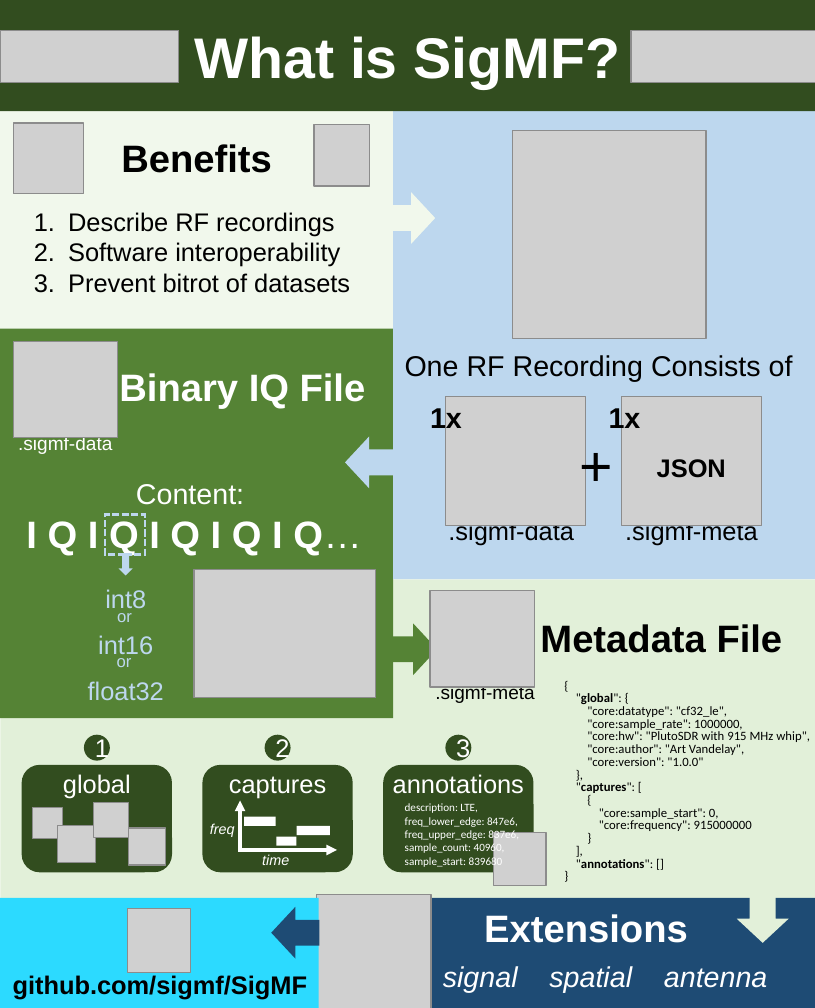
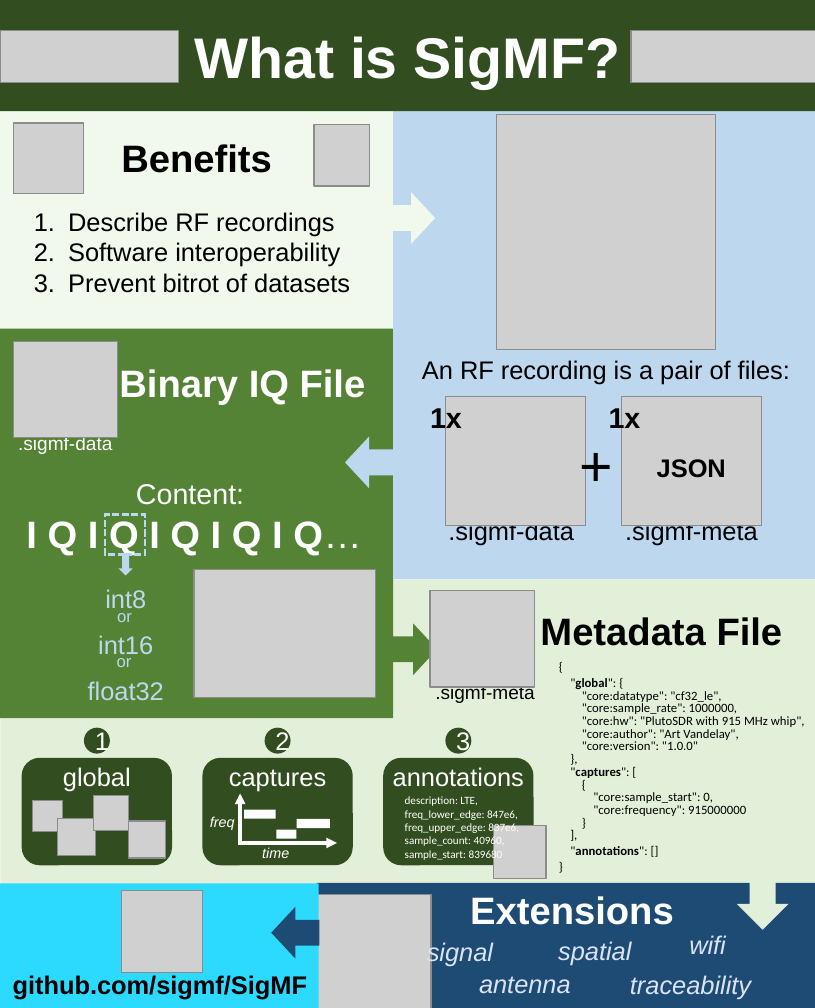
Before and after one commit to IQEngine/IQEngine, a slide deck: slide 1 of client/public/sigmf-diagram.pptx. Drawn at 815x1008 pixels with LibreOffice and Linux fonts; fonts in the diff are those of the drawing; grey boxes stand for pictures. Boxes give left, top, right and bottom in pixels: in the first picture for what was removed or moved away, otherwise in the second. Text is boxed around its words. In the diff, an @@ line names an element or a change of style, - is before the commit and + after.

```diff
--- a/client/public/sigmf-diagram.pptx
+++ b/client/public/sigmf-diagram.pptx
@@ picture: place and size @@
-picture at [512,131,706,339]
+picture at [497,115,716,350]
@@ text "Binary IQ File": place and size @@
-text "Binary IQ File" at [119,373,366,409]
+text "Binary IQ File" at [119,369,366,405]
@@ text at [422,360,790,385]: text changed; size 18 to 16 pt @@
-One RF Recording Consists of
+An RF recording is a pair of files:
@@ text "{": place and size @@
-text "{" at [576,693,810,868]
+text "{" at [570,678,805,855]
@@ text at [570,678,647,855]: line spacing 8pt to 10pt @@
@@ 5 texts, 4 pictures, 3 rounded rectangles, 2 rectangles, 2 arrows: place and size @@
-5 texts, 4 pictures, 3 rounded rectangles, 2 rectangles, 2 arrows at [22,766,547,886]
+5 texts, 4 pictures, 3 rounded rectangles, 2 rectangles, 2 arrows at [22,759,547,879]
@@ 3 ellipses, 2 texts, 1 picture, 1 rectangle: place and size @@
-3 ellipses, 2 texts, 1 picture, 1 rectangle at [57,624,783,865]
+3 ellipses, 2 texts, 1 picture, 1 rectangle at [57,617,783,858]
@@ rectangle: place and size @@
-rectangle at [0,899,319,1008]
+rectangle at [0,884,319,1008]
@@ picture: place and size @@
-picture at [127,909,190,973]
+picture at [122,892,203,974]
@@ rectangle: place and size @@
-rectangle at [316,899,815,1008]
+rectangle at [316,884,815,1008]
@@ text "Extensions": place and size @@
-text "Extensions" at [484,914,688,943]
+text "Extensions" at [470,896,674,925]
@@ right arrow: place and size @@
-right arrow at [738,896,789,944]
+right arrow at [738,871,789,930]
@@ text added at [427,941,493,967], 16 pt, text #DAE3F3, italic @@
+signal
@@ text added at [558,941,631,965], 16 pt, text #DAE3F3, italic @@
+spatial
@@ text added at [689,935,726,954], 16 pt, text #DAE3F3, italic @@
+wifi
@@ text at [479,976,571,994]: text changed; size 18 to 16 pt; text colour #FFFFFF to #DAE3F3 @@
-signal spatial antenna
+antenna
@@ text added at [630,975,751,999], 16 pt, text #DAE3F3, italic @@
+traceability
```
Also in this commit, not shown: 1 other file.
